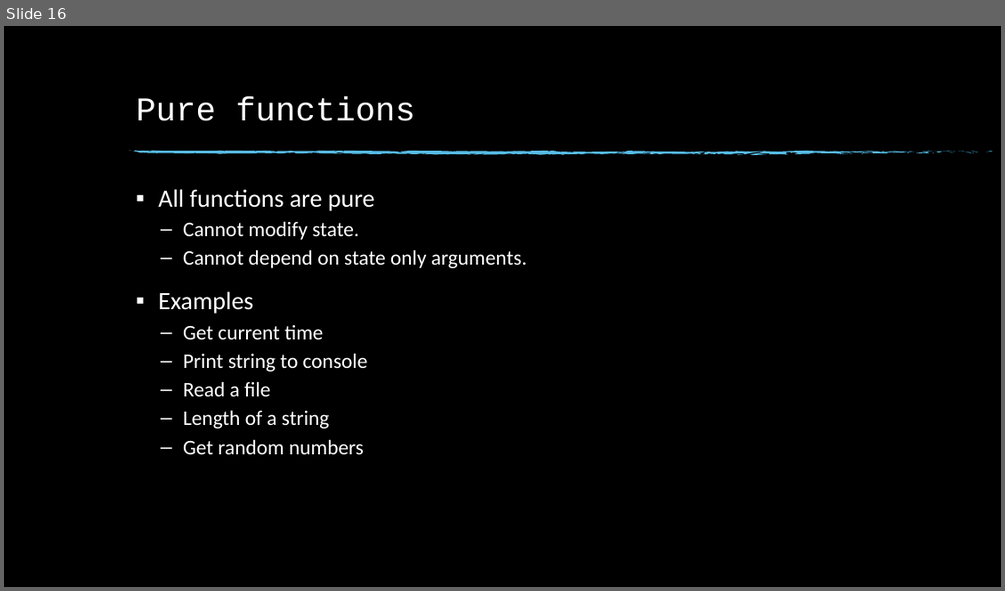
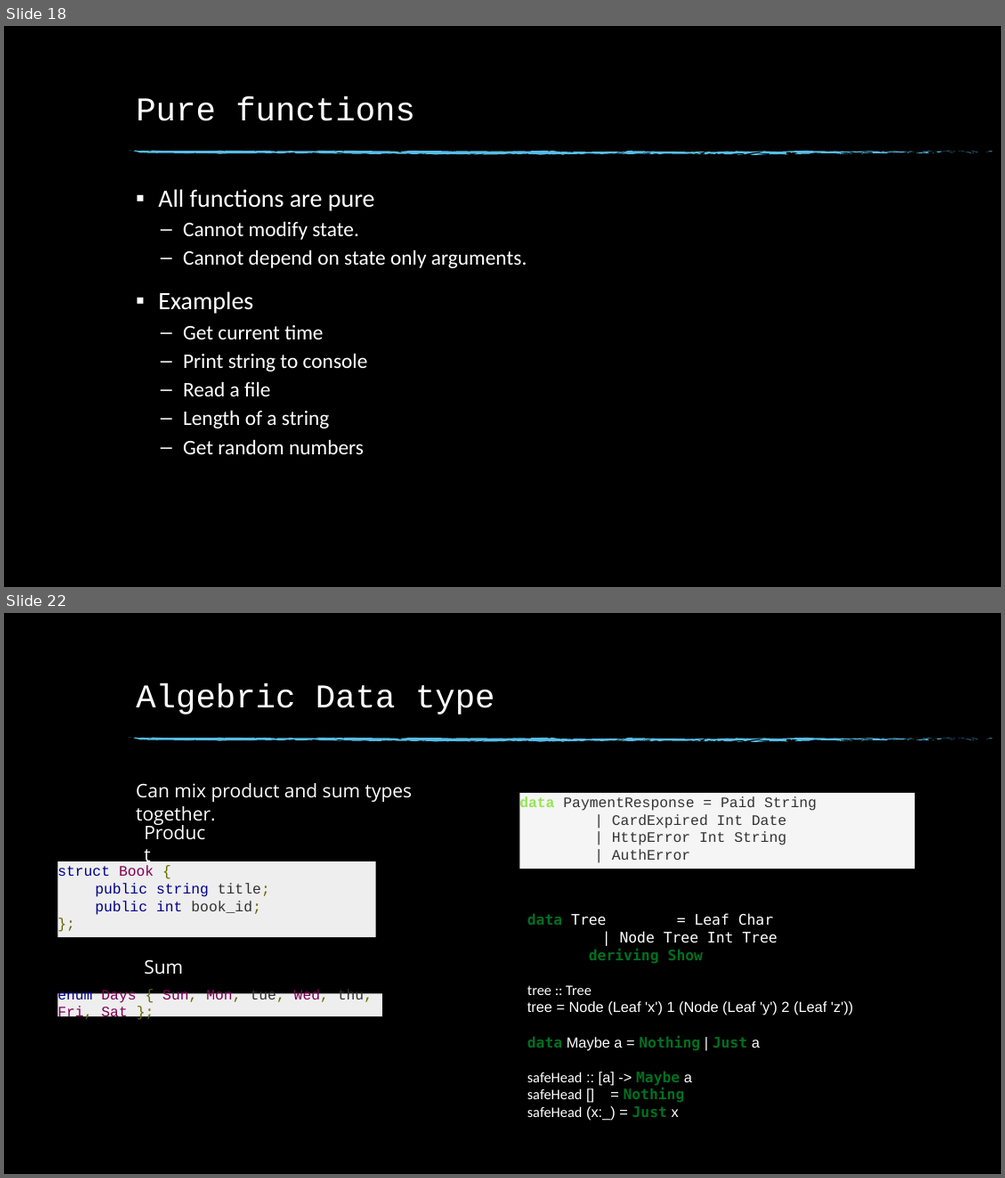
Before and after one commit to anuragjaiswal/haskell-ppt, a slide deck: Haskell.pptx. Shown one above the other, each under a label of ours: slide 16 before the commit, slides 18 and 22 after it; the slides between them are not shown. The pictures are 1005x591 and 1005x1178 pixels, drawn with LibreOffice and Linux fonts; fonts in the diff are those of the drawing; background and template pictures are left out. Boxes give left, top, right and bottom in pixels: in the first picture for what was removed or moved away, otherwise in the second. Text is boxed around its words. In the diff, an @@ line names an element or a change of style, - is before the commit and + after.

```diff
--- a/Haskell.pptx
+++ b/Haskell.pptx
@@ slide 22 added at [4, 613, 1001, 1174], background picture (left out); not listed: 74 template elements that a slide beside it also shows @@
@@ title added at [136, 684, 495, 714], 32 pt, text #FFFFFF @@
+Algebric Data type
@@ text added at [136, 783, 413, 827], 18 pt, text #FFFFFF @@
+Can mix product and sum types together.
@@ rectangle added at [519, 793, 914, 868], fill #F5F5F5, 14 pt, text #333333 @@
+data PaymentResponse = Paid String
+| CardExpired Int Date
+| HttpError Int String
+| AuthError
@@ text added at [137, 817, 217, 847], 18 pt, text #FFFFFF @@
+Product
@@ rectangle added at [57, 861, 376, 937], fill #EEEEEE, 14 pt, text #000088 @@
+struct Book {
+  public string title;
+  public int book_id;
+};
@@ text added at [527, 913, 853, 1120], 14 pt, text #FFFFFF @@
+data Tree = Leaf Char
+| Node Tree Int Tree
+deriving Show
+tree :: Tree
+tree = Node (Leaf 'x') 1 (Node (Leaf 'y') 2 (Leaf 'z'))
+data Maybe a = Nothing | Just a
+safeHead :: [a] -> Maybe a
+safeHead [] = Nothing
+safeHead (x:_) = Just x
@@ text added at [144, 959, 183, 974], 18 pt, text #FFFFFF @@
+Sum
@@ rectangle added at [57, 994, 382, 1017], fill #EEEEEE, 14 pt, text #7F0055 @@
+enum Days { Sun, Mon, tue, Wed, thu, Fri, Sat };
@@ what was slide 16 is now slide 18 @@
```
Also in this commit, not shown: 3 slides changed, 5 other slides added, 2 slides removed, 1 other file.
